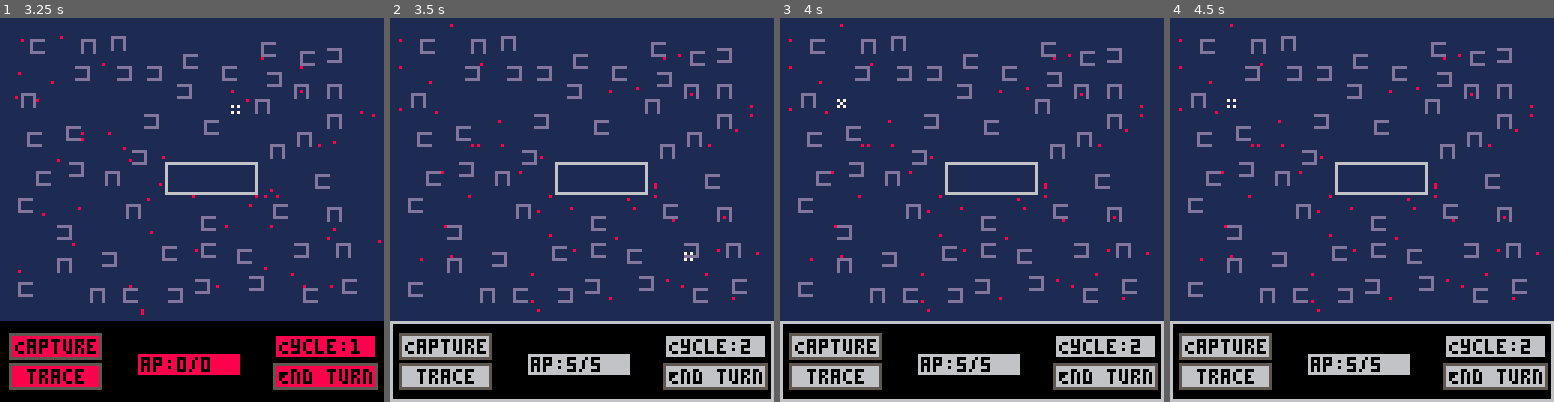
Above: before the commit, frames 1-4 (left to right).
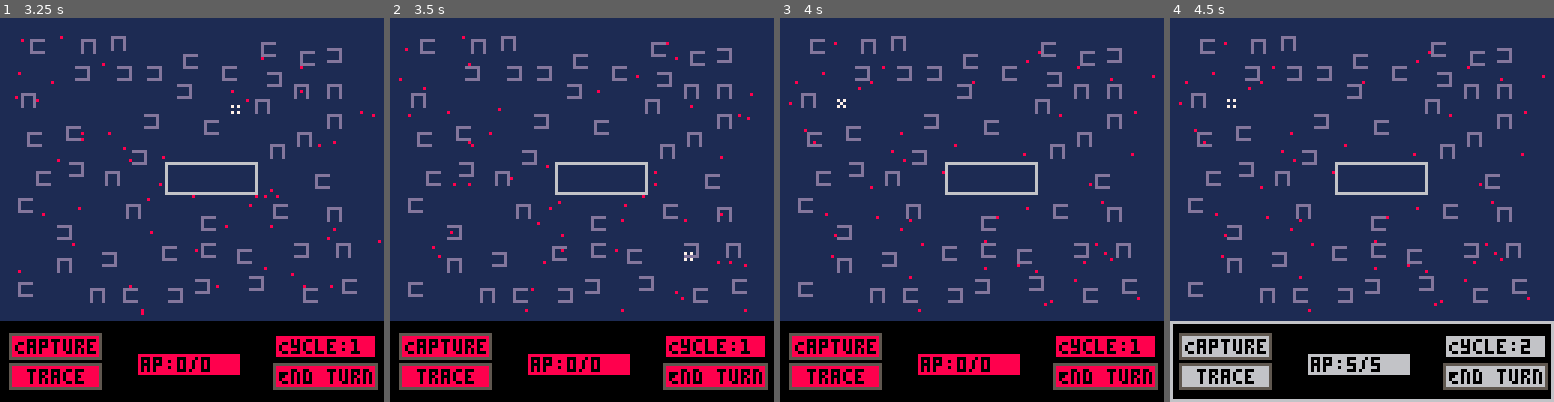
Above: after the commit, the same moments.

Repository: vholmer/capture-and-trace
Game: PICO-8 cartridge cart.p8
The game is run twice, just before and just after one commit, with the same random seed, the same clock (stepped at 60 frames per second) and the same inputs.
Inputs (mouse positions are in pixels of both pictures, inside the frame that each line leads up to):
- Up to frame 1 (3.25 s): click (280, 121) at 0.67 s; click (46, 267) at 1.22 s; click (107, 114) at 1.77 s; click (172, 259) at 2.32 s; click (234, 106) at 2.87 s
- Up to frame 2 (3.5 s): click (685, 256) at 3.42 s
- Up to frame 3 (4 s): click (841, 102) at 3.97 s
- Up to frame 4 (4.5 s): no input

Frame 1 is identical in both runs. In frame 2, 7.5% of the frame differs, in the area x 0-100%, y 1-100%; in frame 3, 7.5%; in frame 4, 0.6%.

Commit message:
fixed cycles in menu and capture/trace button bugs

Diff:
--- a/lua/draw.lua
+++ b/lua/draw.lua
@@ -586,7 +586,7 @@
 		color = 8
 	elseif capturing then
 		color = 12
-	elseif capture_mouse_over and not tracing and not buttons_disabled then
+	elseif capture_mouse_over and not buttons_disabled then
 		color = 3
 	elseif in_cycle then
 		color = 8
@@ -626,7 +626,7 @@
 		color = 8
 	elseif tracing then
 		color = 12
-	elseif trace_mouse_over and not capturing and not buttons_disabled then
+	elseif trace_mouse_over and not buttons_disabled then
 		color = 3
 	elseif in_cycle then
 		color = 8
--- a/lua/game.lua
+++ b/lua/game.lua
@@ -88,18 +88,20 @@
 				and mouse_x <= capture_bot_right_x
 				and mouse_y >= capture_top_left_y
 				and mouse_y <= capture_bot_right_y
-				and not tracing
 			then
 				capturing = true
+				tracing = false
+				agent_to_trace = nil
 			end
 
 			if		mouse_x >= trace_top_left_x
 				and mouse_x <= trace_bot_right_x
 				and mouse_y >= trace_top_left_y
 				and mouse_y <= trace_bot_right_y
-				and not capturing
-			then
+			then
+				capturing = false
 				tracing = true
+				agent_to_capture = nil
 			end
 
 			if capturing and agent_to_capture ~= nil then
@@ -136,7 +138,7 @@
 			end
 
 			if tracing and agent_to_trace ~= nil then
-				trace_cost = 5
+				trace_cost = 10
 				if curr_ap >= trace_cost then
 					agent_to_trace.trace_depth += 1
 
--- a/lua/main.lua
+++ b/lua/main.lua
@@ -41,7 +41,7 @@
 		end
 		user_input()
 	end
-	if time_cycle > 0 then
+	if time_cycle > 0 and in_cycle then
 		time_cycle -= 1
 	end
 	foreach(particles, particle_act)
